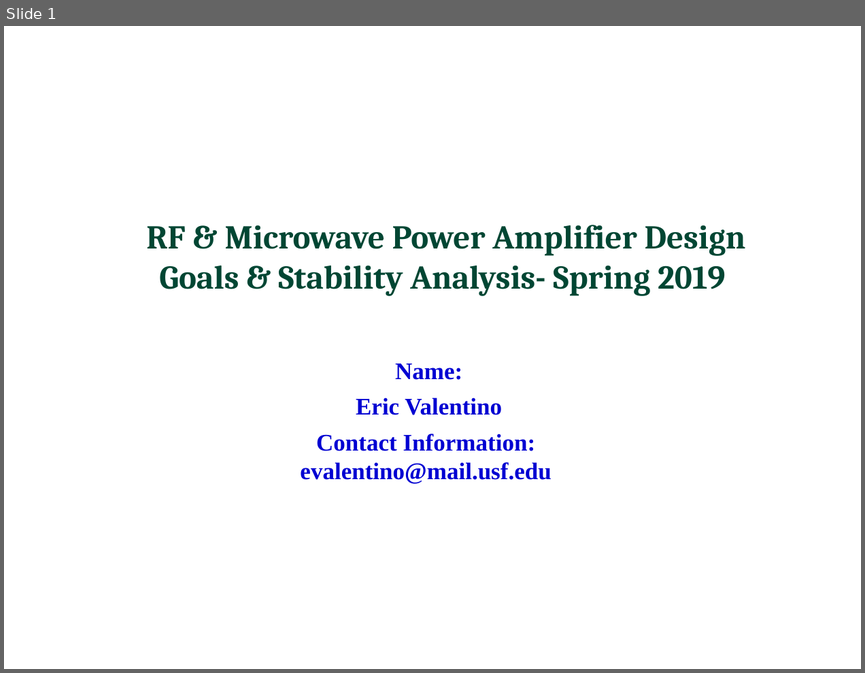
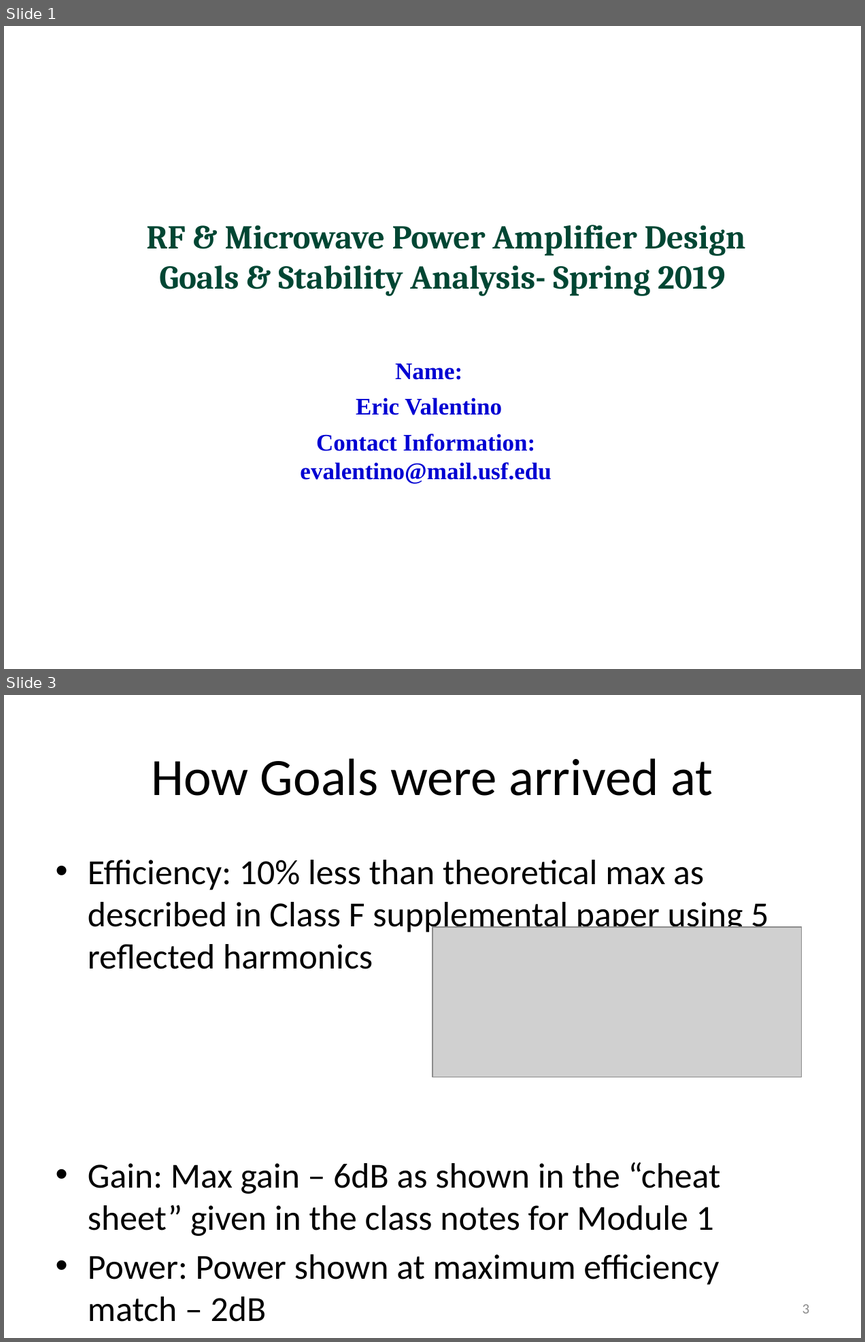
Before and after one commit to Gloamglozer/PA, a slide deck: PowerPoints/Valentino_Design_Goals_and_Calculations.pptx. Shown one above the other, each under a label of ours: slide 1 before the commit, slides 1 and 3 after it; the slides between them are not shown. The pictures are 865x673 and 865x1342 pixels, drawn with LibreOffice and Linux fonts; fonts in the diff are those of the drawing; grey boxes stand for pictures; background and template pictures are left out. Boxes give left, top, right and bottom in pixels: in the first picture for what was removed or moved away, otherwise in the second. Text is boxed around its words. In the diff, an @@ line names an element or a change of style, - is before the commit and + after.

Commit message:
Adding design goals ppt

```diff
--- a/PowerPoints/Valentino_Design_Goals_and_Calculations.pptx
+++ b/PowerPoints/Valentino_Design_Goals_and_Calculations.pptx
@@ slide 3 added at [4,695,861,1338], background #FFFFFF @@
@@ title added at [151,758,713,796], 44 pt, text #000000 @@
+How Goals were arrived at
@@ text added at [88,860,768,1285], 29.6 pt, text #000000 @@
+• Efficiency: 10% less than theoretical max as described in Class F supplemental paper using 5 reflected harmonics
+• Gain: Max gain – 6dB as shown in the “cheat sheet” given in the class notes for Module 1
+• Power: Power shown at maximum efficiency match – 2dB
@@ picture added at [432,927,802,1077] @@
@@ page number added at [802,1304,810,1313], 12 pt, text #8C8C8C @@
+3
```
Also in this commit, not shown: 1 slide changed, 3 other slides added, 1 slide removed.
